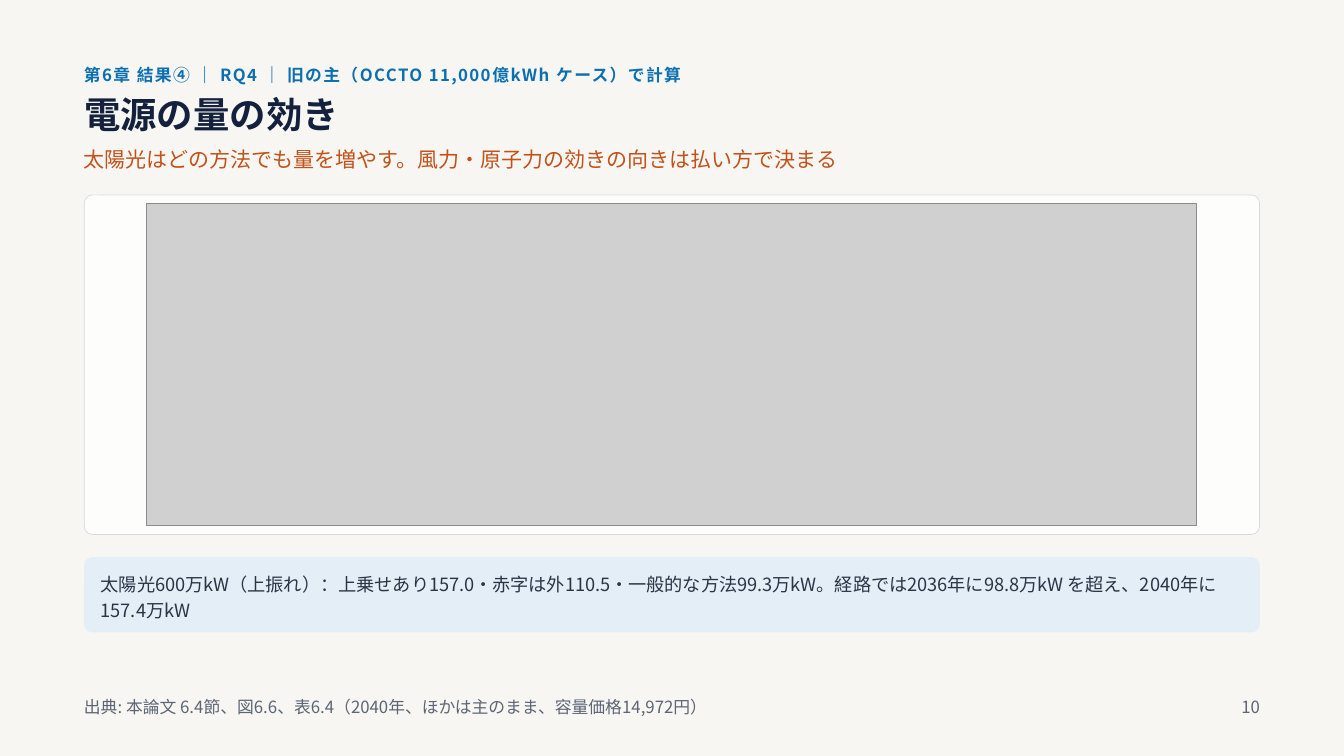
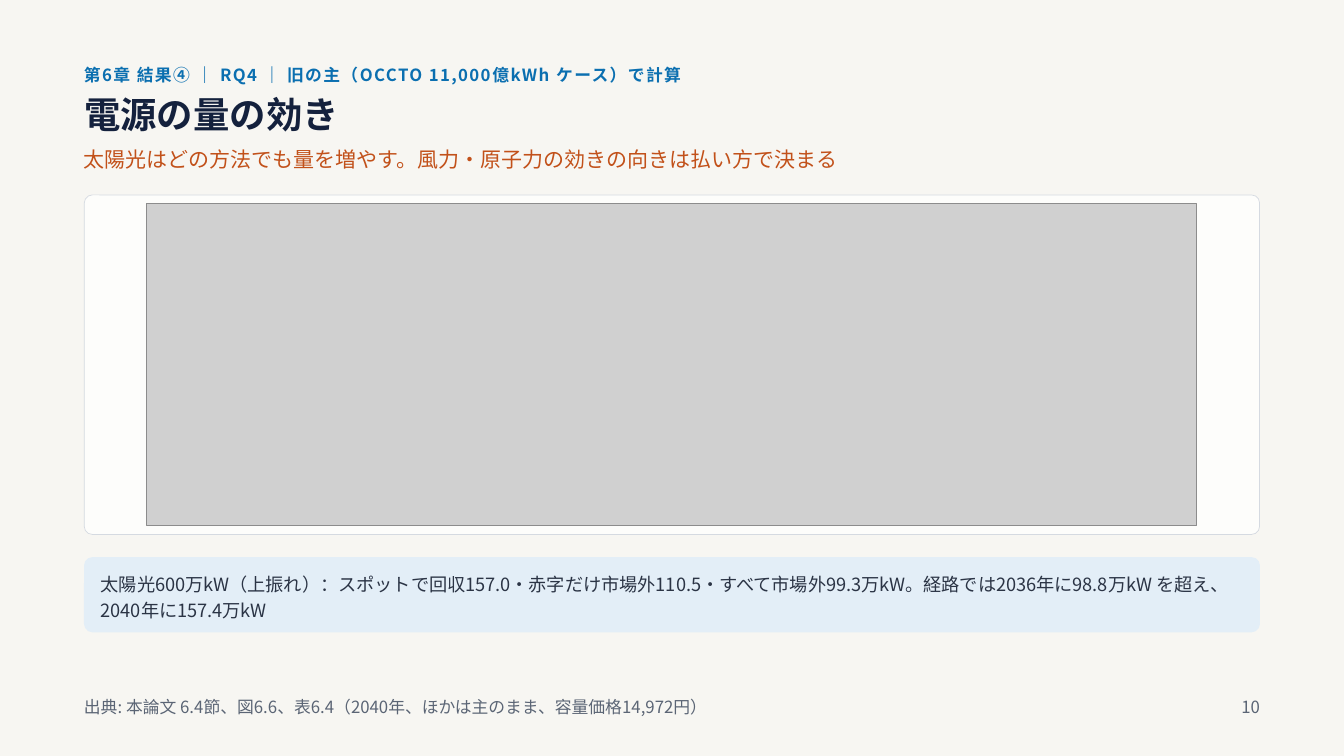
Before and after one commit to dikbb69/work, a slide deck: slide 10 of thesis/slides/20261103_progress/修論の内容と構成（進捗報告11_3）_新しい主_簡易見積.pptx. Drawn at 1344x756 pixels with LibreOffice and Linux fonts; fonts in the diff are those of the drawing; grey boxes stand for pictures. Boxes give left, top, right and bottom in pixels: in the first picture for what was removed or moved away, otherwise in the second. Text is boxed around its words. In the diff, an @@ line names an element or a change of style, - is before the commit and + after.

```diff
--- a/thesis/slides/20261103_progress/修論の内容と構成（進捗報告11_3）_新しい主_簡易見積.pptx
+++ b/thesis/slides/20261103_progress/修論の内容と構成（進捗報告11_3）_新しい主_簡易見積.pptx
@@ text in rounded rectangle at (101, 575, 1229, 619): text changed @@
-太陽光600万kW（上振れ）：上乗せあり157.0・赤字は外110.5・一般的な方法99.3万kW。経路では2036年に98.8万kW を超え、2040年に157.4万kW
+太陽光600万kW（上振れ）：スポットで回収157.0・赤字だけ市場外110.5・すべて市場外99.3万kW。経路では2036年に98.8万kW を超え、2040年に157.4万kW
```
Also in this commit, not shown: 6 other slides changed, 1 other file.
